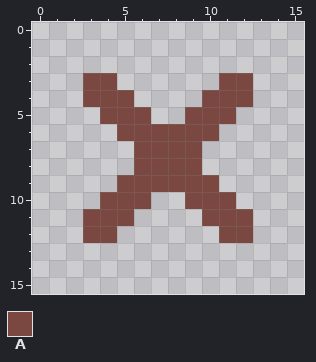
Pixel-art file, stored at Assets/2. Graphics/UI/CloseButton.aseprite. The first picture shows the starting point.
16x16 pixels, 1 frame.
Palette (. is transparent): A #7a4841
The result:
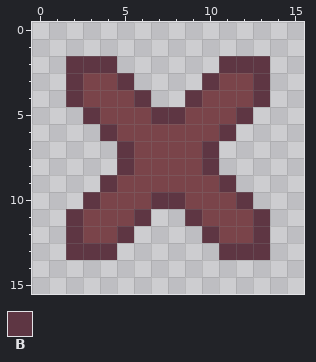
Colours new in this view: B #5e3643
The edit:
colour A: #7a4841 -> #7a444a
y 2: x 2..4 ... -> BBB; x 11..13 ... -> BBB
y 3: x 2 . -> B; x 5 . -> B; x 10 . -> B; x 13 . -> B
y 4: x 2 . -> B; x 6 . -> B; x 9 . -> B; x 13 . -> B
y 5: x 3 . -> B; x 7..8 .. -> BB; x 12 . -> B
y 6: x 4 . -> B; x 11 . -> B
y 7..8: x 5 . -> B; x 10 . -> B
y 9: x 4 . -> B; x 11 . -> B
y 10: x 3 . -> B; x 7..8 .. -> BB; x 12 . -> B
y 11: x 2 . -> B; x 6 . -> B; x 9 . -> B; x 13 . -> B
y 12: x 2 . -> B; x 5 . -> B; x 10 . -> B; x 13 . -> B
y 13: x 2..4 ... -> BBB; x 11..13 ... -> BBB
Boxes around the changes in both pictures, in picture pixels (x1, y1, x2, y2):
changed: (66, 56, 270, 260)
